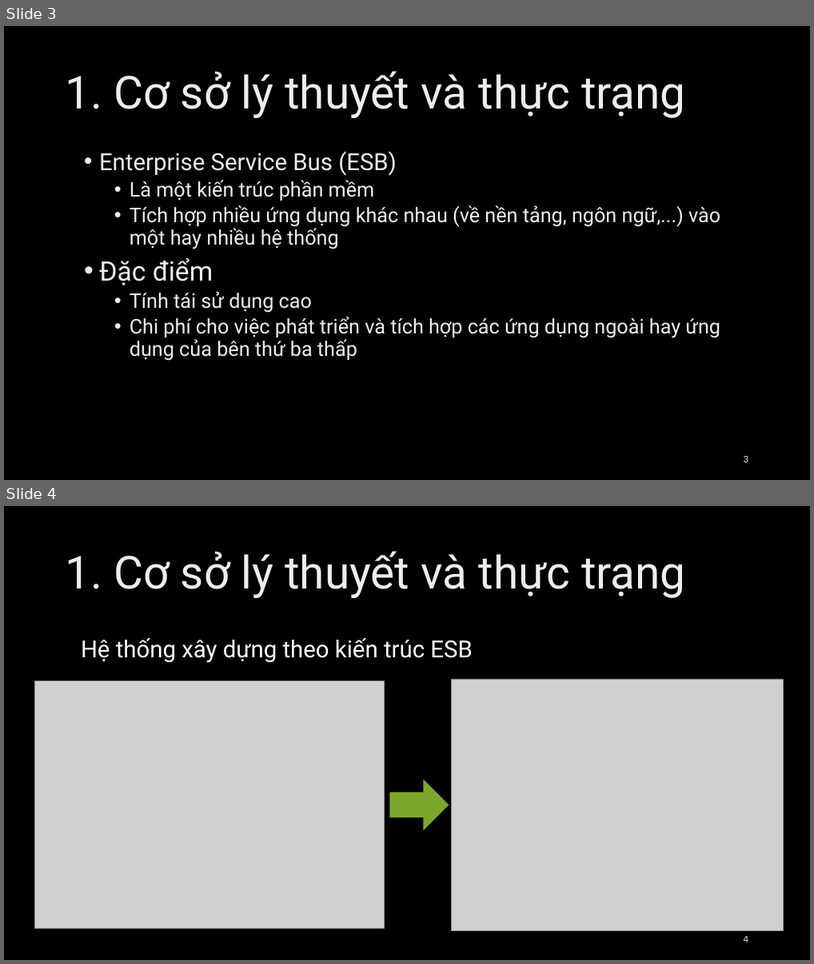
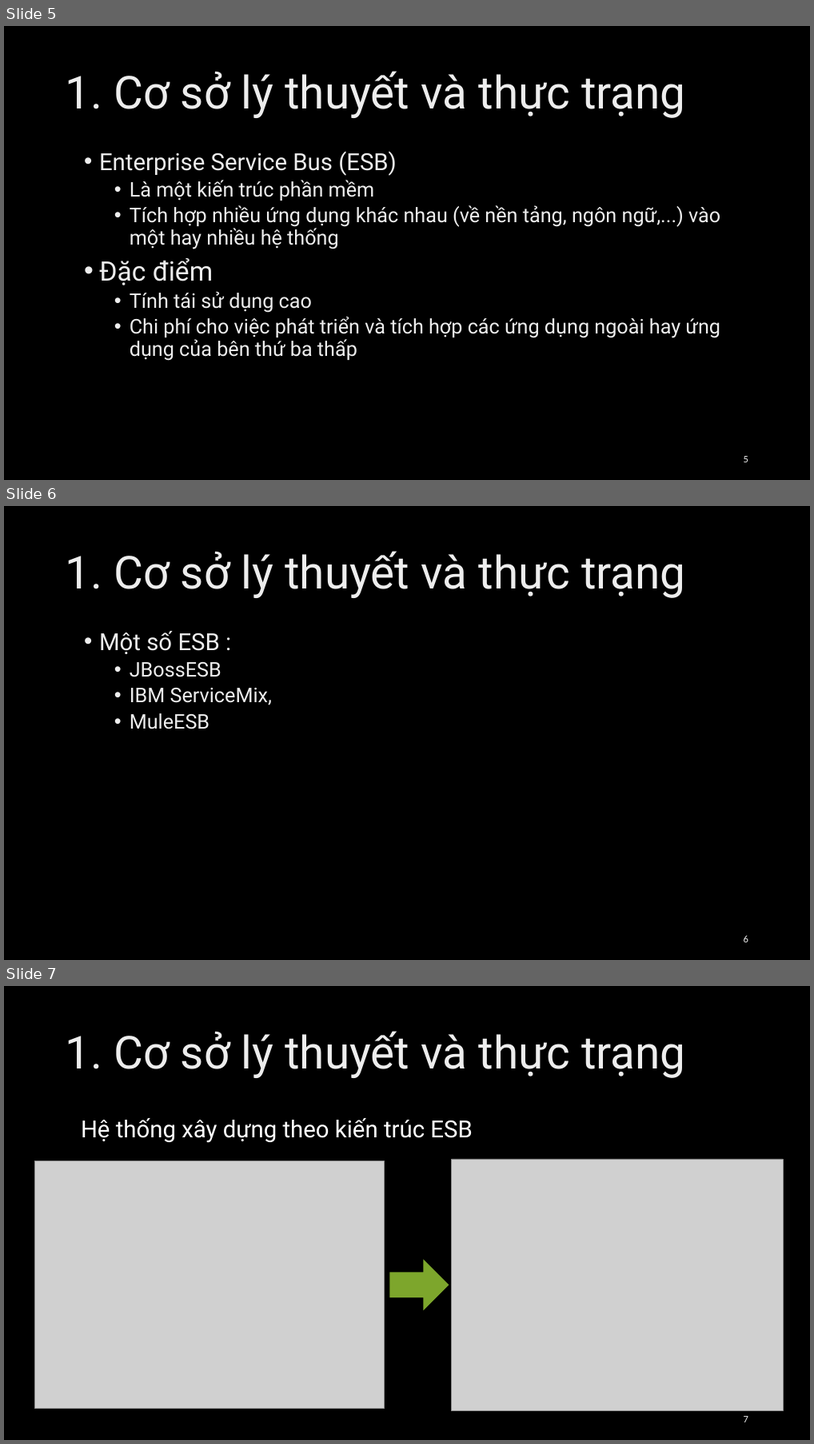
Before and after one commit to Loandt1/FuncTestGenerator, a slide deck: docs/Loandt_Presentation.pptx. Shown one above the other, each under a label of ours: slides 3 and 4 before the commit, slides 5, 6 and 7 after it. The pictures are 814x964 and 814x1444 pixels, drawn with LibreOffice and Linux fonts; fonts in the diff are those of the drawing; grey boxes stand for pictures; background and template pictures are left out. Boxes give left, top, right and bottom in pixels: in the first picture for what was removed or moved away, otherwise in the second. Text is boxed around its words. In the diff, an @@ line names an element or a change of style, - is before the commit and + after.

```diff
--- a/docs/Loandt_Presentation.pptx
+++ b/docs/Loandt_Presentation.pptx
@@ slide 6 added at box(4, 506, 810, 960), background picture (left out) @@
@@ title added at box(66, 551, 686, 598), 54 pt, text gradient #BFBFBF to #EDEDED to #FFFFFF @@
+1. Cơ sở lý thuyết và thực trạng
@@ text added at box(99, 631, 272, 729), 24 pt, text gradient #BFBFBF to #EDEDED to #FFFFFF @@
+• Một số ESB :
+  • JBossESB
+  • IBM ServiceMix,
+  • MuleESB
@@ page number added at box(744, 935, 749, 942), 12 pt, text gradient #9E9E9E to #EDEDED to #FFFFFF @@
+6
@@ what was slide 3 is now slide 5 @@
@@ page number at box(744, 456, 749, 462): text changed @@
-3
+5
@@ what was slide 4 is now slide 7 @@
@@ page number at box(744, 1416, 749, 1422): text changed @@
-4
+7
```
Also in this commit, not shown: 6 slides changed, 12 other slides added, 1 other file.
